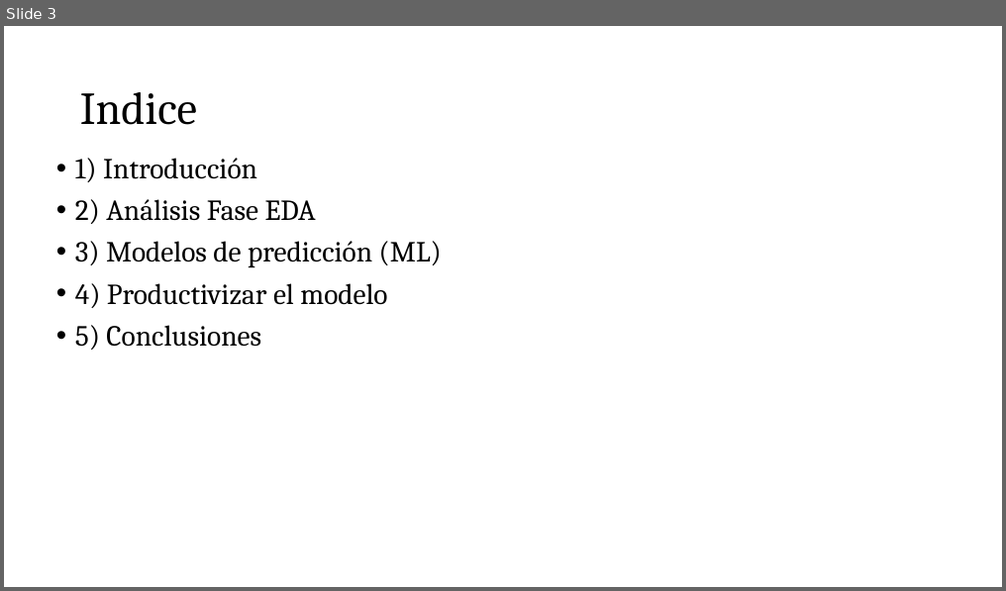
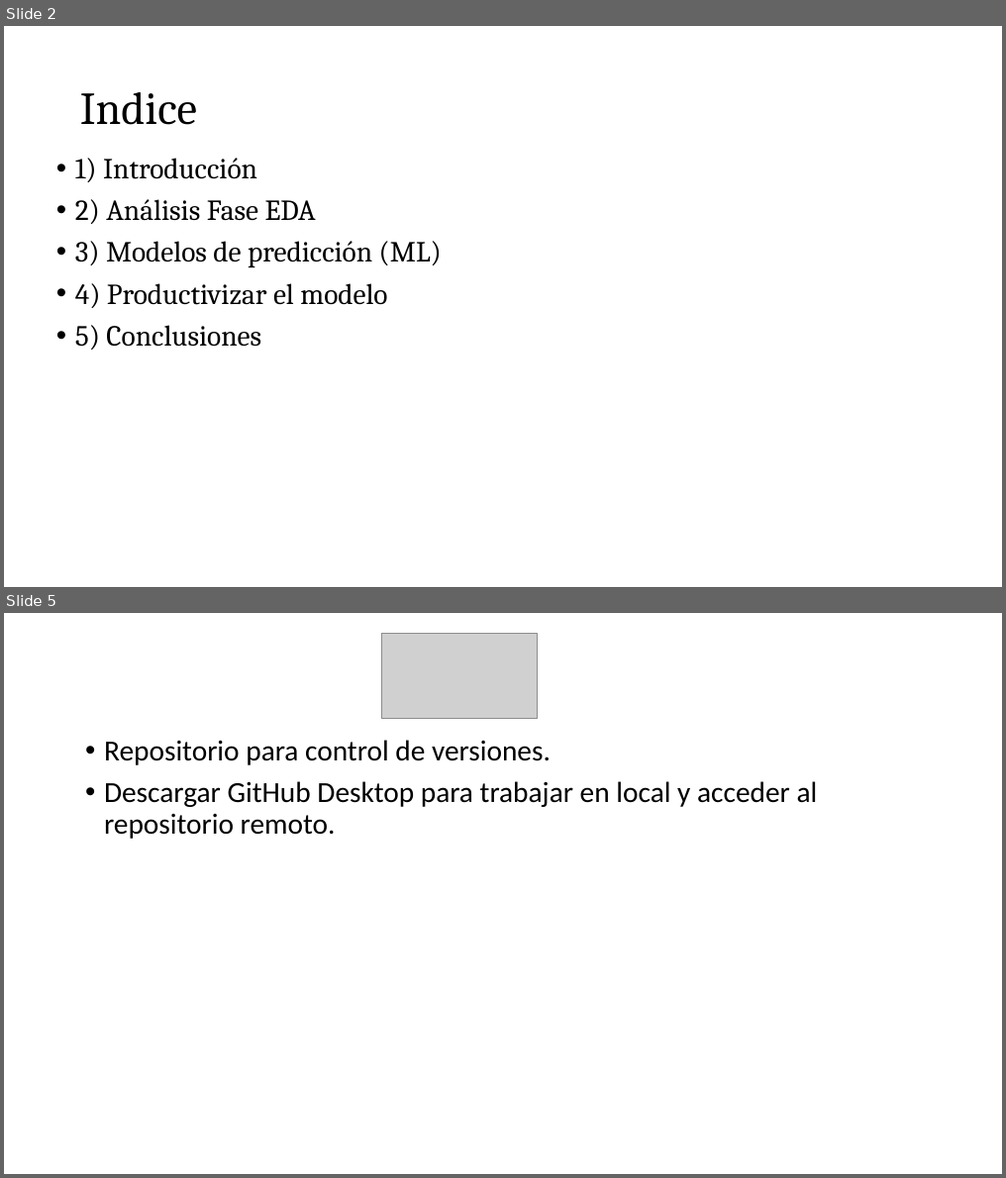
Before and after one commit to luciatomainodelacr/TFM, a slide deck: TFM.pptx. Shown one above the other, each under a label of ours: slide 3 before the commit, slides 2 and 5 after it; the slides between them are not shown. The pictures are 1006x591 and 1006x1178 pixels, drawn with LibreOffice and Linux fonts; fonts in the diff are those of the drawing; grey boxes stand for pictures. Boxes give left, top, right and bottom in pixels: in the first picture for what was removed or moved away, otherwise in the second. Text is boxed around its words. In the diff, an @@ line names an element or a change of style, - is before the commit and + after.

Commit message:
Update TFM.pptx
[PPT] Update de la presentación

```diff
--- a/TFM.pptx
+++ b/TFM.pptx
@@ slide 5 added at (4, 613, 1002, 1174), background #FFFFFF @@
@@ picture added at (381, 633, 537, 719) @@
@@ text added at (104, 740, 818, 839), 28 pt, text #000000 @@
+• Repositorio para control de versiones.
+• Descargar GitHub Desktop para trabajar en local y acceder al repositorio remoto.
@@ what was slide 3 is now slide 2 @@
```
Also in this commit, not shown: 2 slides changed.
